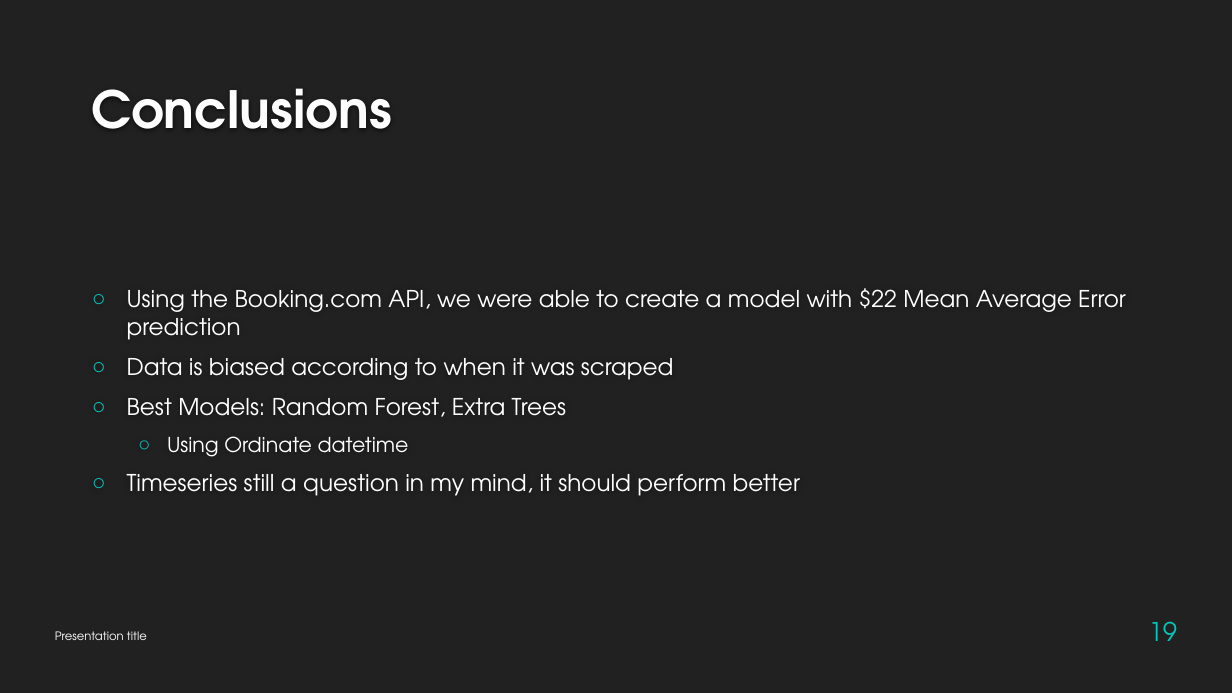
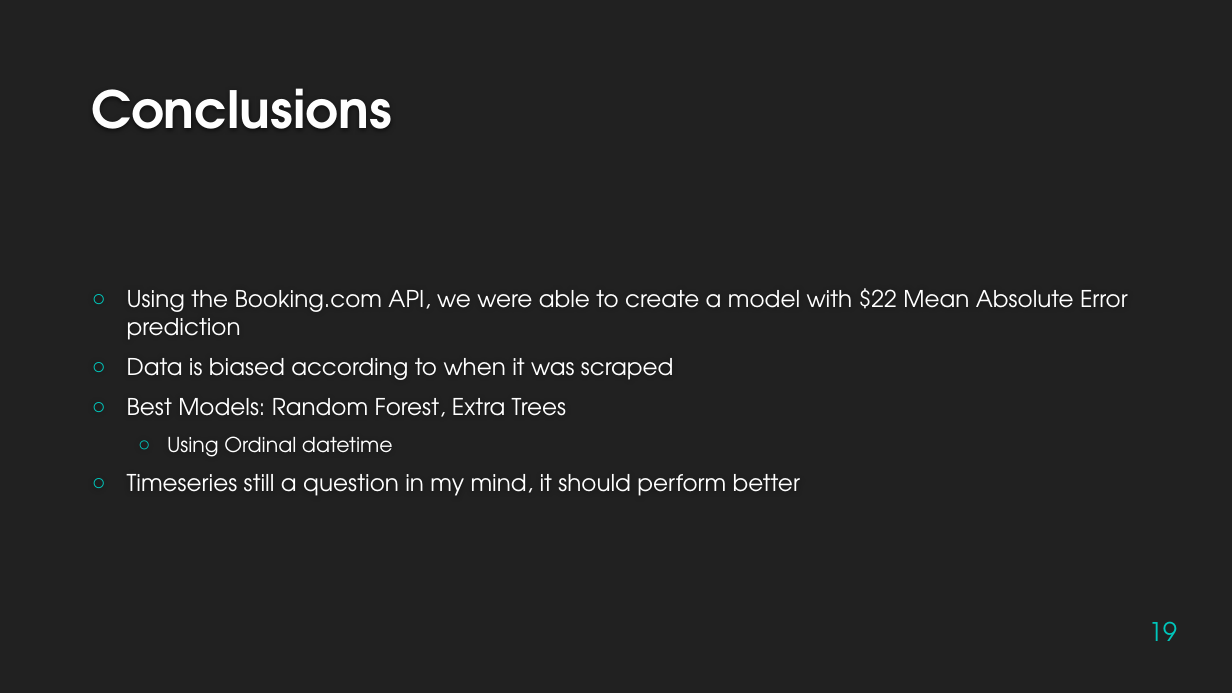
Before and after one commit to jeremyabeard5/MSDS696, a slide deck: slide 19 of MSDS696_FinalPresentation_JeremyBeard.pptx. Drawn at 1232x693 pixels with LibreOffice and Linux fonts; fonts in the diff are those of the drawing; background and template pictures are left out. Boxes give left, top, right and bottom in pixels: in the first picture for what was removed or moved away, otherwise in the second. Text is boxed around its words. In the diff, an @@ line names an element or a change of style, - is before the commit and + after.

```diff
--- a/MSDS696_FinalPresentation_JeremyBeard.pptx
+++ b/MSDS696_FinalPresentation_JeremyBeard.pptx
@@ text at [127,288,1128,340]: text changed @@
-○ Using the Booking.com API, we were able to create a model with $22 Mean Average Error prediction
+○ Using the Booking.com API, we were able to create a model with $22 Mean Absolute Error prediction
@@ text at [167,436,393,457]: text changed @@
-  ○ Using Ordinate datetime
+  ○ Using Ordinal datetime
@@ text removed at [55,631,147,640] @@
-Presentation title
```
Also in this commit, not shown: 7 other slides changed, 5 slides added, 5 slides removed, 3 other files.
